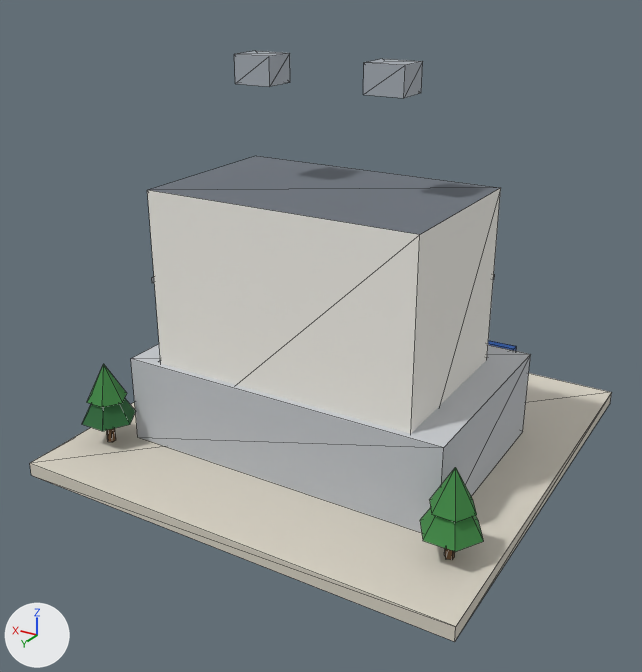
What one commit did to the glTF model public/models/09.glb.
Rendered twice from a 50 mm camera at (-0.872, 1.547, 1.01) aimed at (0.006, 0.085, 0.279). Arrows for +X, +Y and +Z are at lower left; the lights stay in place. The picture after the commit comes second. Mesh edges are drawn as thin lines. Vertices at exactly the same position are counted once.

In view in the first picture: 'b09'.
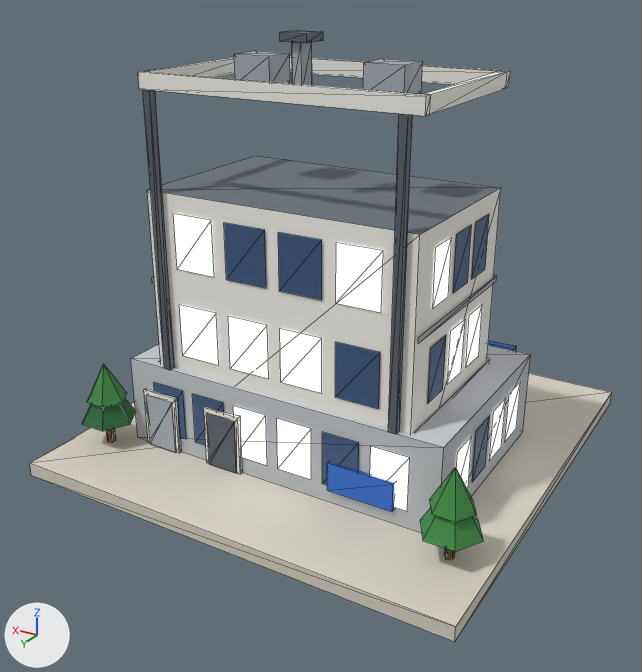
What changed in the scene script:
```text
Add mat_metal_dark:
    mat_metal_dark = bpy.data.materials.new('metal_dark')
    # nodes: BsdfPrincipled, Mix, OutputMaterial, VertexColor
    # colours: greyish blue #59616b, mixed with the vertex colours
Add mat_white:
    mat_white = bpy.data.materials.new('white')
    # nodes: BsdfPrincipled, Mix, OutputMaterial, VertexColor
    # colours: white #f1eee6, mixed with the vertex colours
Change me_b09:
    used by ob_b09; location = (0.0, 0.0, 0.0)
    remove me_b09.from_pydata(...)  # 258 vertices, 220 faces; spans x -0.48..0.48, y -0.48..0.48, z 0.0..0.835
    add me_b09.from_pydata(...)  # 507 vertices, 432 faces; spans x -0.48..0.48, y -0.48..0.48, z 0.0..0.885
    me_b09 part 1: the loose piece of 8 vertices spanning x -0.48..0.48, y -0.48..0.48, z 0.0..0.03 is copied, and the copy is scaled about its middle by (0.146, 0.0125, 2), then moved by (-0.2, 0.282, 0.075), in mat_sign_blue; it spans x -0.27..-0.13, y 0.276..0.288, z 0.06..0.12
    me_b09 part 2: the loose piece of 8 vertices spanning x -0.09..0.09, y -0.204..-0.186, z 0.12..0.22 is copied, and the copy is scaled about its middle by (0.478, 0.444, 1.3), then moved by (0.12, 0.479, -0.075), in mat_white; it spans x 0.077..0.163, y 0.28..0.288, z 0.03..0.16
    me_b09 part 3: the loose piece of 8 vertices spanning x 0.14..0.32, y -0.204..-0.186, z 0.12..0.22 is copied, and the copy is scaled about its middle by (0.478, 0.444, 1.3), then moved by (0.05, 0.479, -0.075), in mat_white; it spans x 0.237..0.323, y 0.28..0.288, z 0.03..0.16
    me_b09 part 4: the loose piece of 8 vertices spanning x -0.48..0.48, y -0.48..0.48, z 0.0..0.03 is copied, and the copy is scaled about its middle by (0.0729, 0.00625, 4), then moved by (0.12, 0.287, 0.075), in mat_metal_dark; it spans x 0.085..0.155, y 0.284..0.29, z 0.03..0.15
    me_b09 part 5: the loose piece of 8 vertices spanning x -0.18..-0.1, y 0.045..0.115, z 0.78..0.835 is copied, and the copy is scaled about its middle by (0.2, 0.2, 10.2), then moved by (-0.12, 0.193, -0.307), in mat_metal_dark; it spans x -0.268..-0.252, y 0.266..0.28, z 0.22..0.78
    me_b09 part 6: the loose piece of 8 vertices spanning x 0.1..0.18, y 0.045..0.115, z 0.78..0.835 is copied, and the copy is scaled about its middle by (0.2, 0.2, 10.2), then moved by (0.12, 0.193, -0.307), in mat_metal_dark; it spans x 0.252..0.268, y 0.266..0.28, z 0.22..0.78
    me_b09 part 7: the loose piece of 8 vertices spanning x -0.18..-0.1, y 0.045..0.115, z 0.78..0.835 is copied, and the copy is scaled about its middle by (0.687, 0.786, 0.273), then moved by (0.14, 0.08, 0.07), in mat_metal_dark; it spans x -0.027..0.027, y 0.132..0.188, z 0.87..0.885
    me_b09 part 8: the loose piece of 8 vertices spanning x 0.14..0.32, y -0.204..-0.186, z 0.12..0.22 is copied, and the copy is scaled about its middle by (0.389, 0.333, 1.2), then moved by (0.05, 0.482, -0.08), in mat_metal; it spans x 0.245..0.315, y 0.284..0.29, z 0.03..0.15
    me_b09 part 9: 169 vertices added at x -0.363..0.298, y -0.119..0.283, z 0.067..0.87
    other edits to the shape of me_b09 do not show in these pictures
    add me_b09.materials.append(mat_white)
    add me_b09.materials.append(mat_metal_dark)
```

Where the change shows, as pixel boxes [x1, y1, x2, y2] in the pictures (642 x 672 px):
'b09', reshaped: before [30, 51, 612, 642]; after [30, 30, 612, 642]
part 1 of me_b09, added (blue): after [327, 462, 395, 512]
part 2 of me_b09, added: after [204, 407, 242, 474]
part 3 of me_b09, added: after [144, 388, 182, 453]
part 4 of me_b09, added: after [206, 413, 237, 473]
part 5 of me_b09, added: after [388, 114, 412, 434]
part 6 of me_b09, added: after [143, 90, 175, 370]
part 7 of me_b09, added: after [280, 30, 323, 43]
part 8 of me_b09, added: after [146, 395, 176, 453]
part 9 of me_b09, added: after [138, 42, 521, 511]
